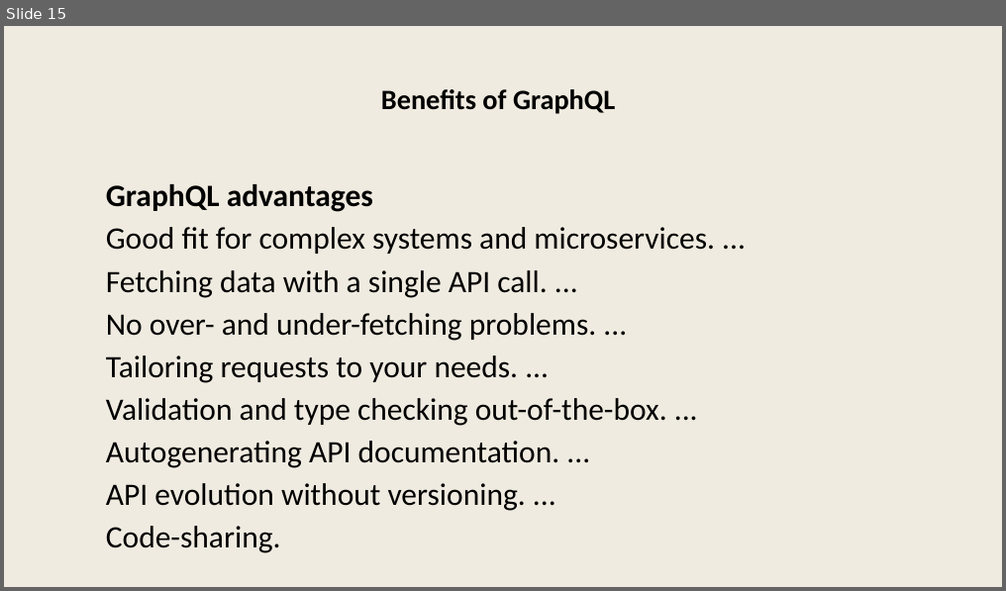
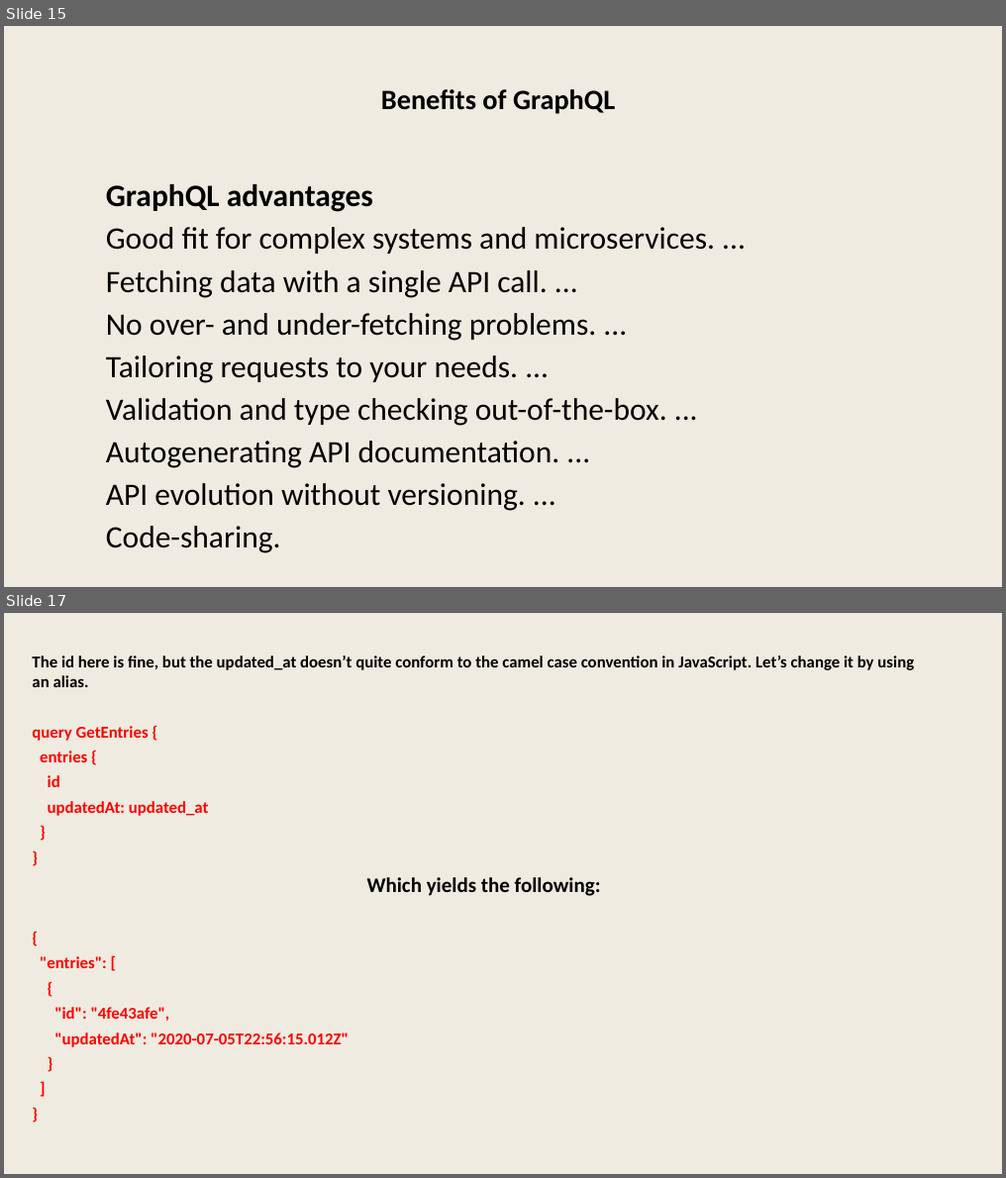
Before and after one commit to dameeta/graphql, a slide deck: graphql.pptx. Shown one above the other, each under a label of ours: slide 15 before the commit, slides 15 and 17 after it; the slides between them are not shown. The pictures are 1006x591 and 1006x1178 pixels, drawn with LibreOffice and Linux fonts; fonts in the diff are those of the drawing. Boxes give left, top, right and bottom in pixels: in the first picture for what was removed or moved away, otherwise in the second. Text is boxed around its words. In the diff, an @@ line names an element or a change of style, - is before the commit and + after.

```diff
--- a/graphql.pptx
+++ b/graphql.pptx
@@ slide 17 added at [4,613,1002,1174], background #F0EBE0 @@
@@ text added at [32,656,914,1048], 32 pt, text #000000, bold @@
+The id here is fine, but the updated_at doesn’t quite conform to the camel case convention in JavaScript. Let’s change it by using an alias.
+query GetEntries {
+entries {
+id
+updatedAt: updated_at
+}
+}
+Which yields the following:
+{
+"entries": [
+{
+"id": "4fe43afe",
+"updatedAt": "2020-07-05T22:56:15.012Z"
+}
+]
+}
```
Also in this commit, not shown: 2 slides changed, 38 other slides added, 1 other file.
